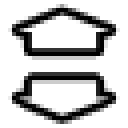
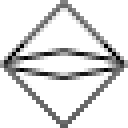
Before/after of a 128×128 layered artwork. What changed in the layer stack:
renamed "Forme 5" to "Forme 6 copie", moved it above "Forme 6", painted on it over 0, 64, 128, 128
renamed "Forme 5 copie" to "Forme 6", painted on it over 0, 0, 128, 68
